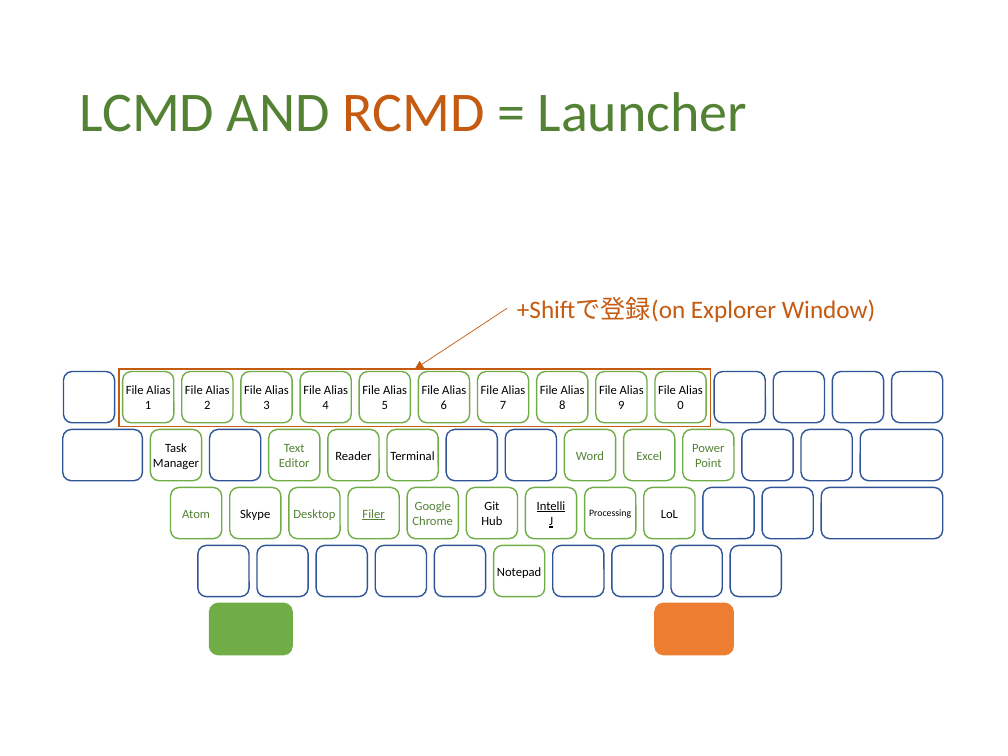
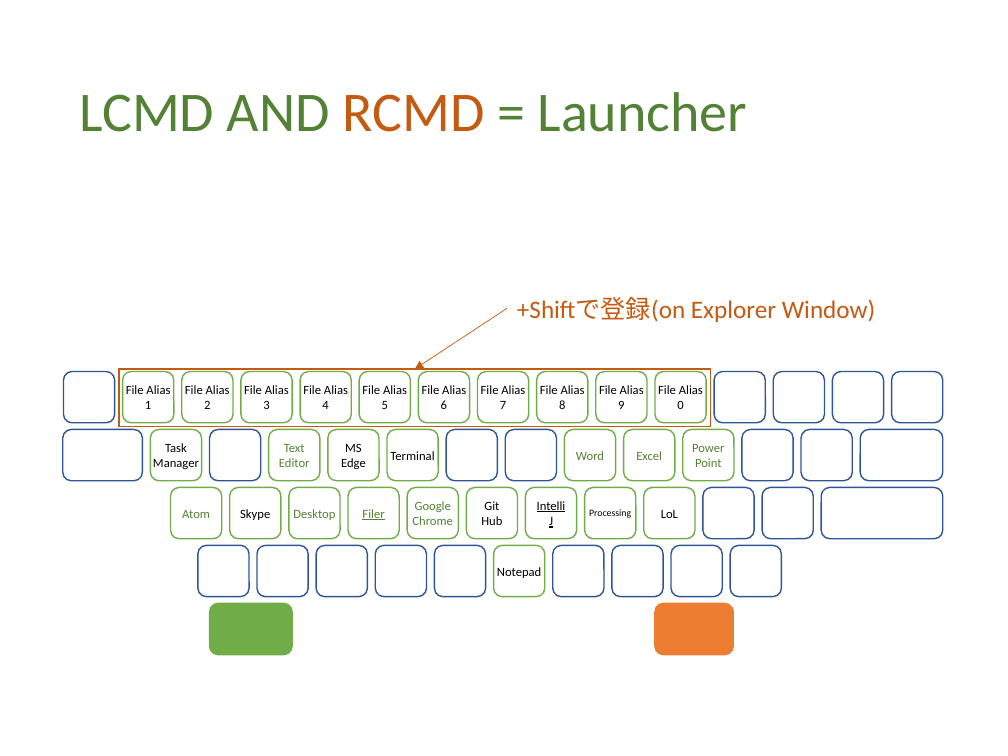
Before and after one commit to ittooo66/myAHK, a slide deck: slide 7 of MANUAL.pptx. Drawn at 1008x756 pixels with LibreOffice and Linux fonts; fonts in the diff are those of the drawing. Boxes give left, top, right and bottom in pixels: in the first picture for what was removed or moved away, otherwise in the second. Text is boxed around its words. In the diff, an @@ line names an element or a change of style, - is before the commit and + after.

```diff
--- a/MANUAL.pptx
+++ b/MANUAL.pptx
@@ text in rounded rectangle at (x1=341, y1=444, x2=366, y2=469): text changed @@
-Reader
+MS
+Edge
```
Also in this commit, not shown: 6 other slides changed.
